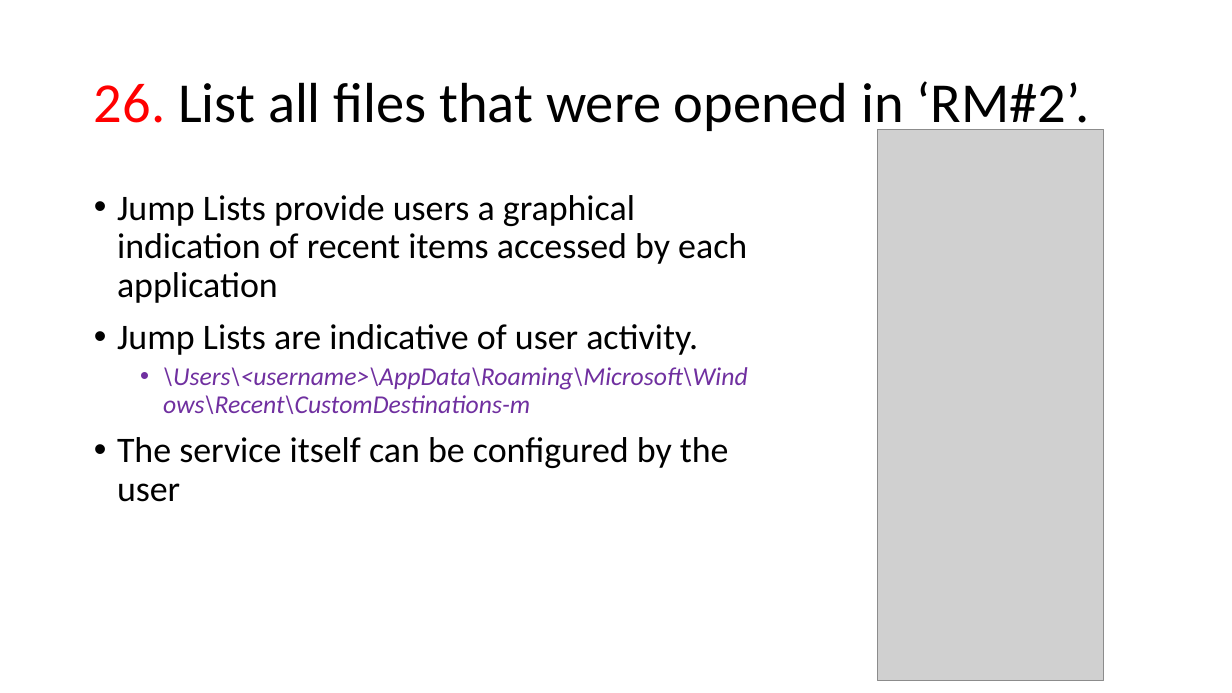
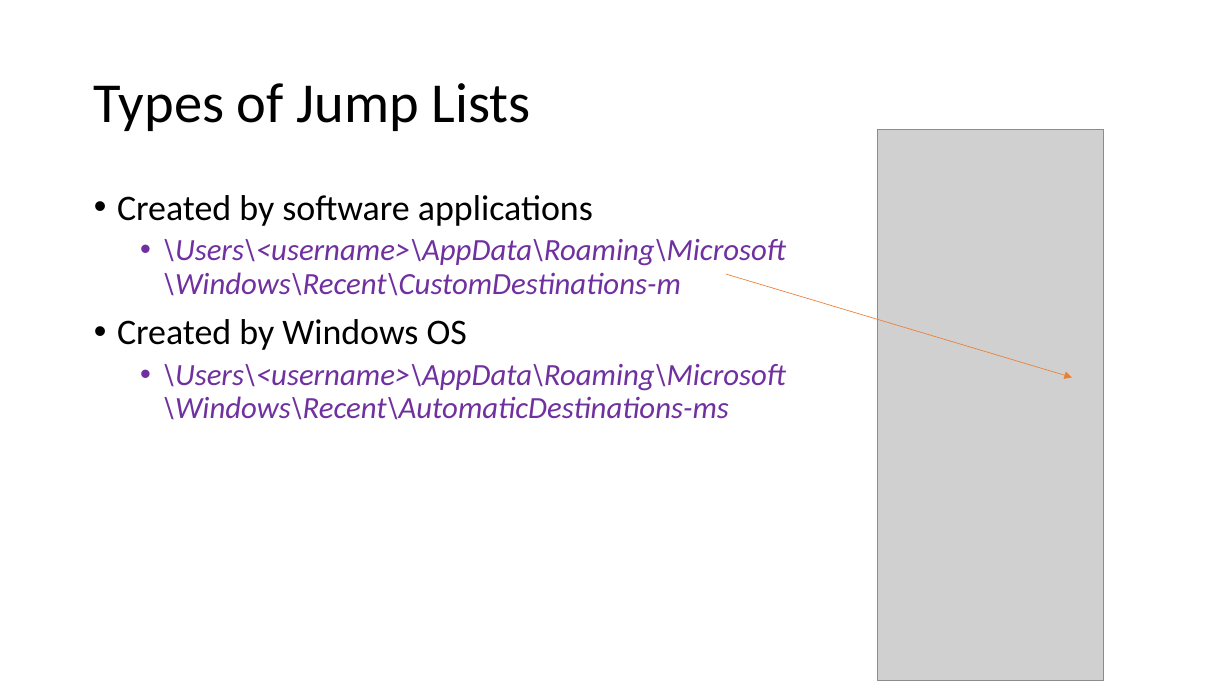
Before and after one commit to frankwxu/digital-forensics-lab, a slide deck: slide 22 of NIST_Data_Leakage_Case/NIST_Data_Leakage_06_Network_Shellbag_Jumplist.pptx (slide 14 before the commit). Drawn at 1232x693 pixels with LibreOffice and Linux fonts; fonts in the diff are those of the drawing; grey boxes stand for pictures; background and template pictures are left out. Boxes give left, top, right and bottom in pixels: in the first picture for what was removed or moved away, otherwise in the second. Text is boxed around its words. In the diff, an @@ line names an element or a change of style, - is before the commit and + after.

```diff
--- a/NIST_Data_Leakage_Case/NIST_Data_Leakage_06_Network_Shellbag_Jumplist.pptx
+++ b/NIST_Data_Leakage_Case/NIST_Data_Leakage_06_Network_Shellbag_Jumplist.pptx
@@ title at [94, 83, 531, 131]: text changed @@
-26. List all files that were opened in ‘RM#2’.
+Types of Jump Lists
@@ text at [117, 195, 593, 226]: text changed @@
-• Jump Lists provide users a graphical indication of recent items accessed by each application
-• Jump Lists are indicative of user activity.
+• Created by software applications
@@ text at [163, 239, 786, 296]: size 20 to 24 pt in "\Users\<username>\AppData\Roaming\Microsoft\Windows\Recent\C ..." @@
@@ arrow added from (726, 274) to (1072, 377), #ED7D31 0.5 pt @@
@@ text at [117, 319, 786, 420]: text changed; size 28 to 24 pt; text colour #000000 to #7030A0; italic on @@
-• The service itself can be configured by the user
+• Created by Windows OS
+  • \Users\<username>\AppData\Roaming\Microsoft\Windows\Recent\AutomaticDestinations-ms
```
Also in this commit, not shown: 9 other slides changed, 9 slides added, 1 slide removed, 1 other file.
